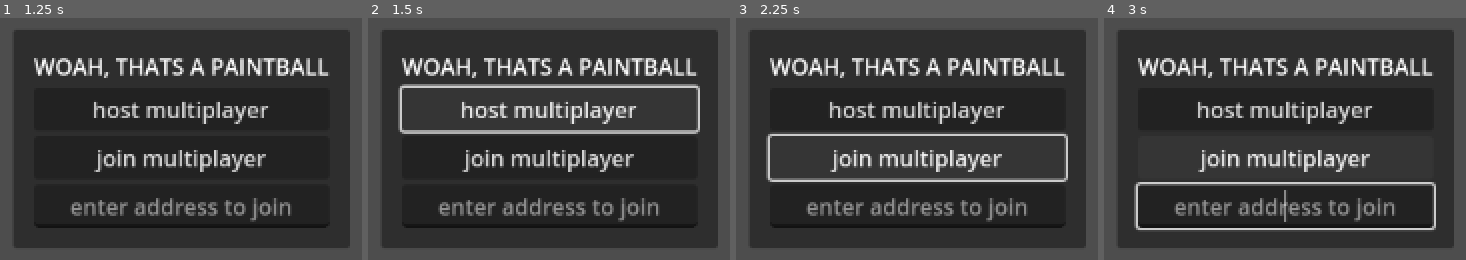
Above: before the commit, frames 1-4 (left to right).
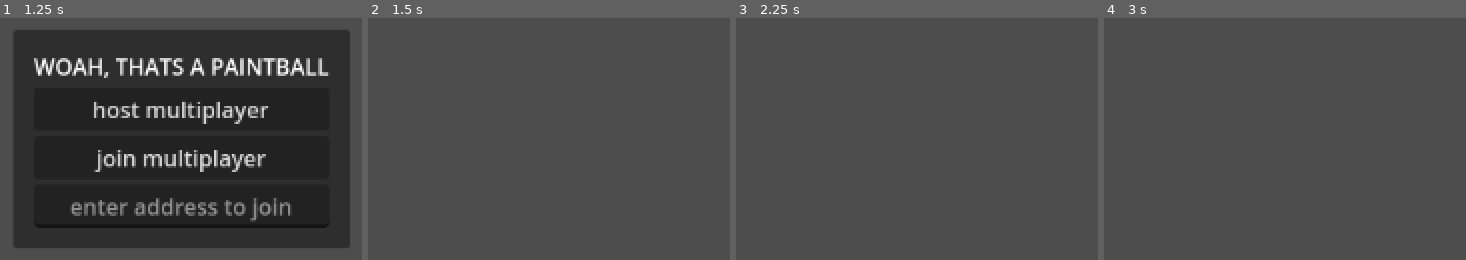
Above: after the commit, the same moments.

Repository: Monkeytonk115/godot-paintball
Game: Godot game, scene res://scenes/main.tscn
Same seed, same stepped clock (60 frames per second), same inputs: the game is played once before the commit and once after it.
Inputs (mouse positions are in pixels of both pictures, inside the frame that each line leads up to):
- Up to frame 1 (1.25 s): tap Enter (ui_accept) at 0.5, 0.77 s; hold Right (ui_right) from 0.53 s (still down)
- Up to frame 2 (1.5 s): release Right (ui_right) at 1.25 s; click "host multiplayer" at 1.25 s
- Up to frame 3 (2.25 s): click (917, 158) at 2 s, where only the run before the commit has a clickable "join multiplayer"
- Up to frame 4 (3 s): hold Down (ui_down) from 2.78 s (still down)

Frame 1 is identical in both runs. In frame 2, 68% of the frame differs, in the area x 3-97%, y 4-96%; in frame 3, 68%; in frame 4, 67%.

Commit message:
hidemenu

Diff:
--- a/scenes/main.gd
+++ b/scenes/main.gd
@@ -24,11 +24,13 @@
 	multiplayer.peer_connected.connect(add_player)
 	multiplayer.peer_disconnected.connect(remove_player)
 	add_player(multiplayer.get_unique_id())
+	$CanvasLayer/mainMenu.hide()
 
 
 func _on_control_join_game(address):
 	enet_peer.create_client(address, 5555)
 	multiplayer.multiplayer_peer = enet_peer
+	$CanvasLayer/mainMenu.hide()
 
 func add_player(peer_id):
 	print("add player ", peer_id)
--- a/scenes/main.tscn
+++ b/scenes/main.tscn
@@ -8,11 +8,11 @@
 
 [node name="CanvasLayer" type="CanvasLayer" parent="."]
 
-[node name="Control" parent="CanvasLayer" instance=ExtResource("2_pc3wx")]
+[node name="mainMenu" parent="CanvasLayer" instance=ExtResource("2_pc3wx")]
 
 [node name="MultiplayerSpawner" type="MultiplayerSpawner" parent="."]
 _spawnable_scenes = PackedStringArray("res://scenes/humanoid.tscn")
 spawn_path = NodePath("..")
 
-[connection signal="hostGame" from="CanvasLayer/Control" to="." method="_on_control_host_game"]
-[connection signal="joinGame" from="CanvasLayer/Control" to="." method="_on_control_join_game"]
+[connection signal="hostGame" from="CanvasLayer/mainMenu" to="." method="_on_control_host_game"]
+[connection signal="joinGame" from="CanvasLayer/mainMenu" to="." method="_on_control_join_game"]
